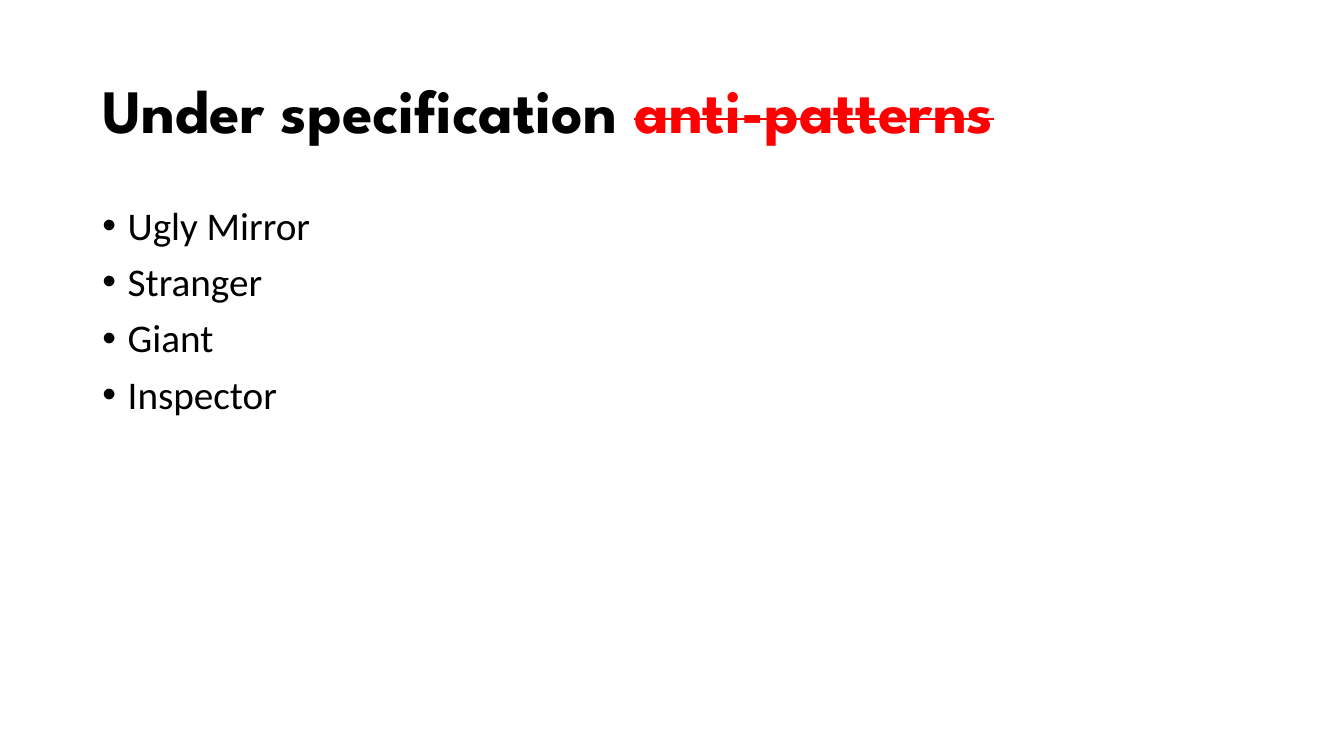
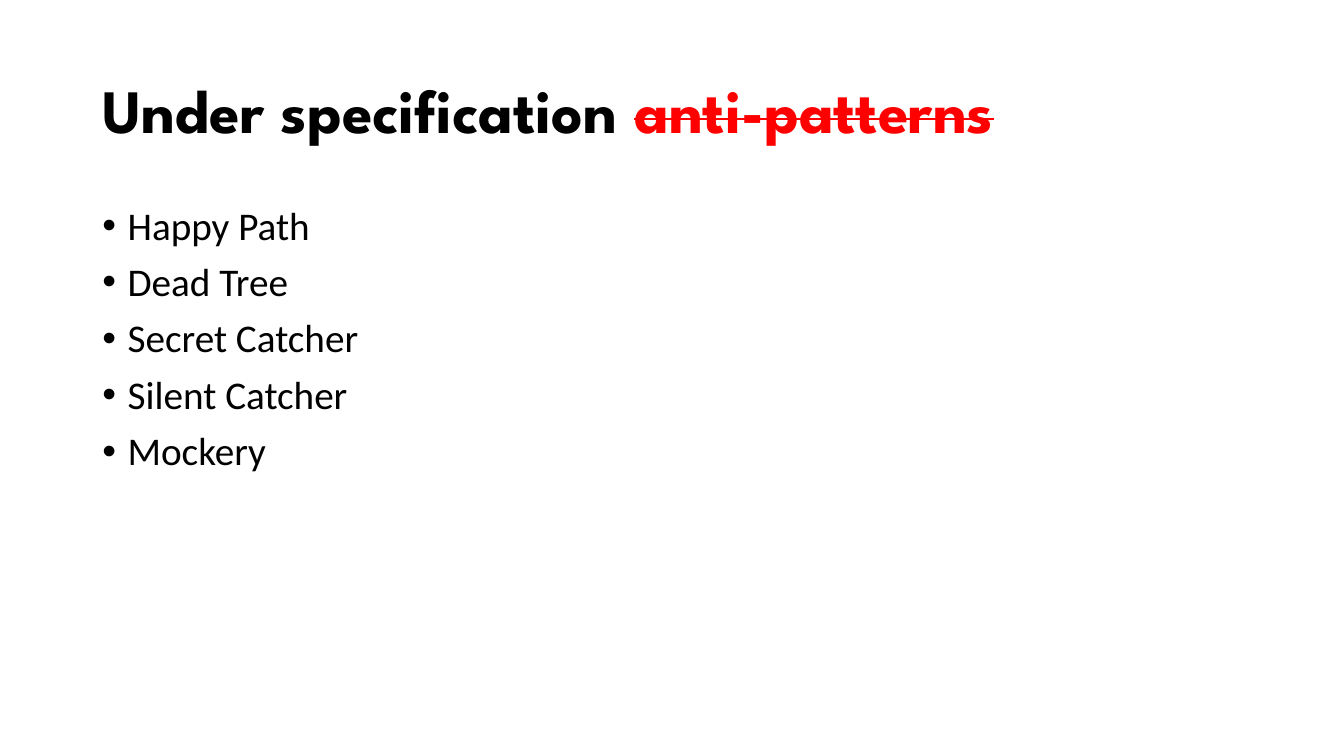
Before and after one commit to GoranSiska/UnitTestingAntiPatterns, a slide deck: slide 5 of Unit Testing Anit-Patterns.pptx. Drawn at 1344x756 pixels with LibreOffice and Linux fonts; fonts in the diff are those of the drawing; background and template pictures are left out. Boxes give left, top, right and bottom in pixels: in the first picture for what was removed or moved away, otherwise in the second. Text is boxed around its words. In the diff, an @@ line names an element or a change of style, - is before the commit and + after.

Commit message:
Fixed ppt;

```diff
--- a/Unit Testing Anit-Patterns.pptx
+++ b/Unit Testing Anit-Patterns.pptx
@@ text at (128, 212, 358, 472): text changed @@
-• Ugly Mirror
-• Stranger
-• Giant
-• Inspector
+• Happy Path
+• Dead Tree
+• Secret Catcher
+• Silent Catcher
+• Mockery
```
